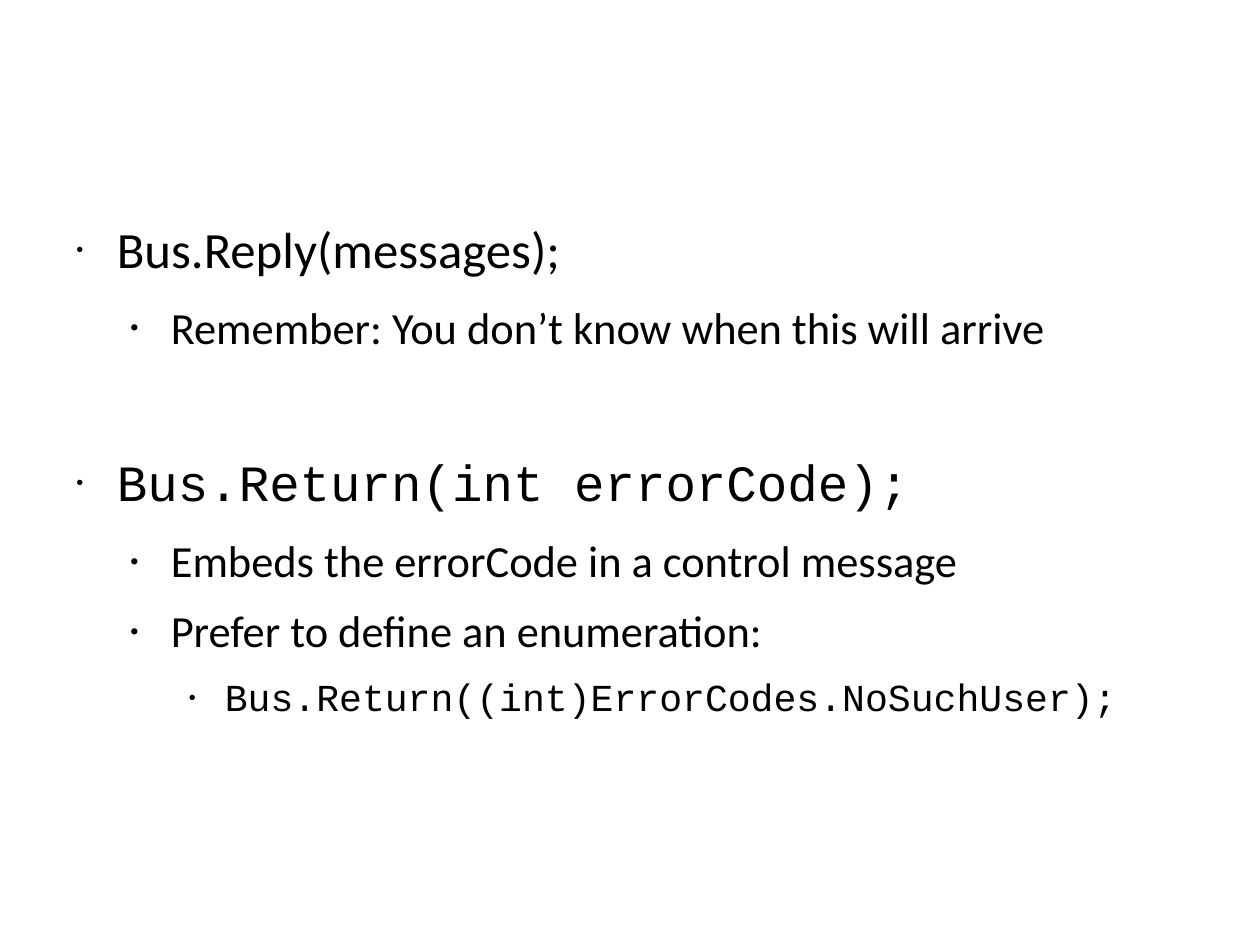
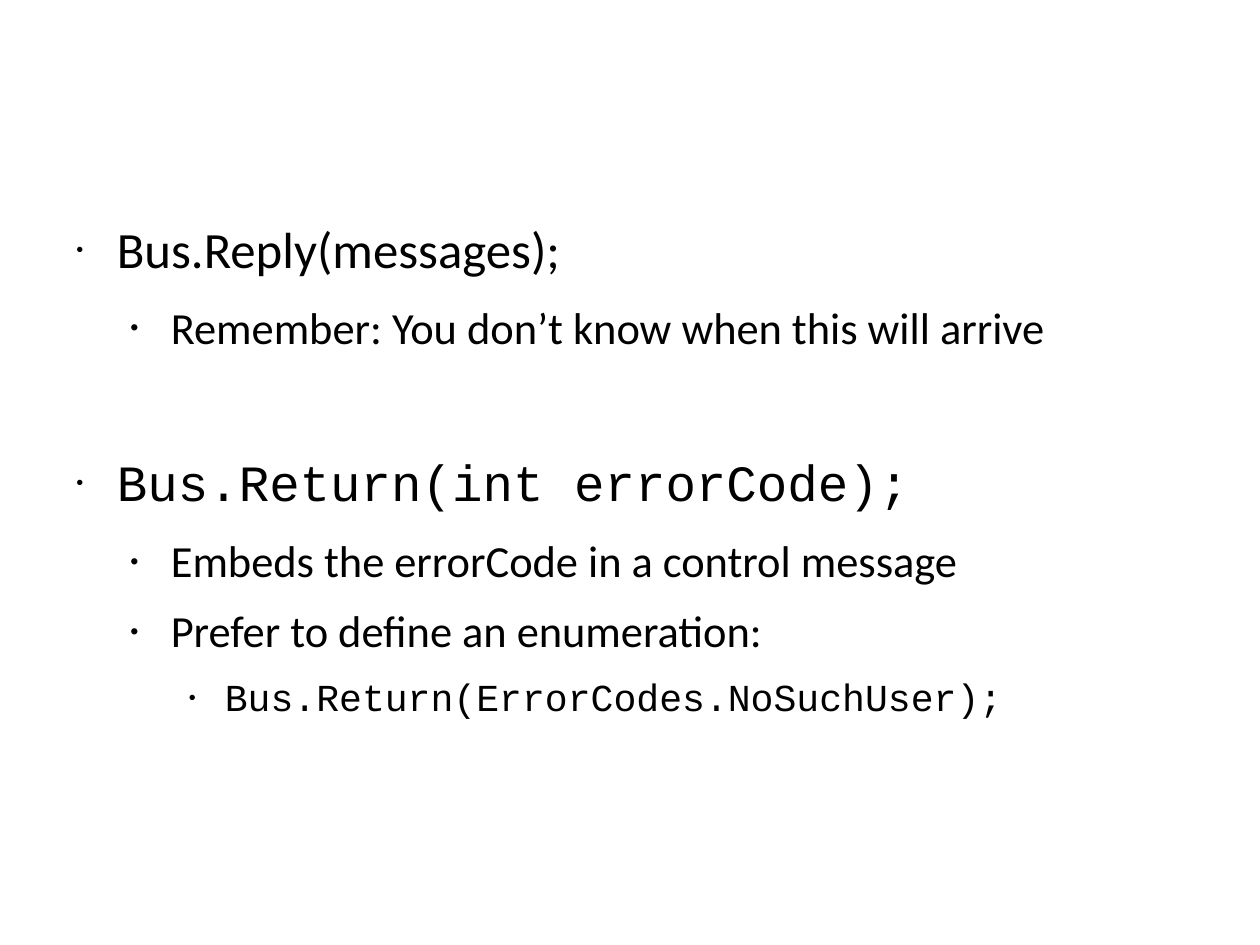
Before and after one commit to Particular/Course.Slides, a slide deck: slide 78 of EnterpriseDevelopmentWithNServiceBus.pptx. Drawn at 1260x945 pixels with LibreOffice and Linux fonts; fonts in the diff are those of the drawing; background and template pictures are left out. Boxes give left, top, right and bottom in pixels: in the first picture for what was removed or moved away, otherwise in the second. Text is boxed around its words. In the diff, an @@ line names an element or a change of style, - is before the commit and + after.

```diff
--- a/EnterpriseDevelopmentWithNServiceBus.pptx
+++ b/EnterpriseDevelopmentWithNServiceBus.pptx
@@ text at <box>225,684,1002,719</box>: text changed @@
-    • Bus.Return((int)ErrorCodes.NoSuchUser);
+    • Bus.Return(ErrorCodes.NoSuchUser);
```
Also in this commit, not shown: 8 other slides changed, 1 other file.
